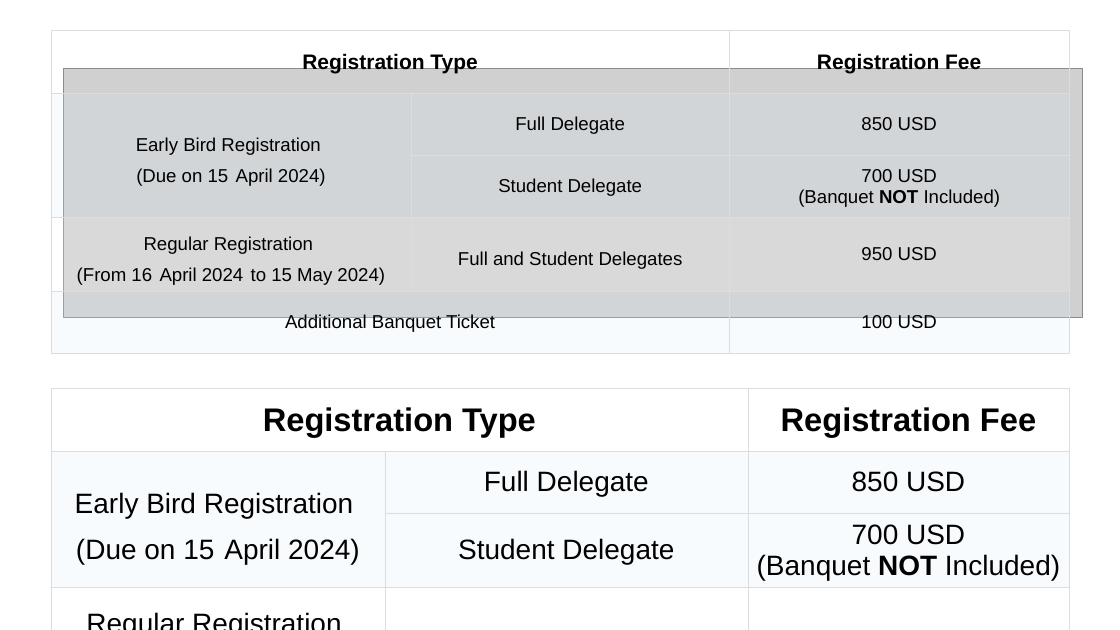
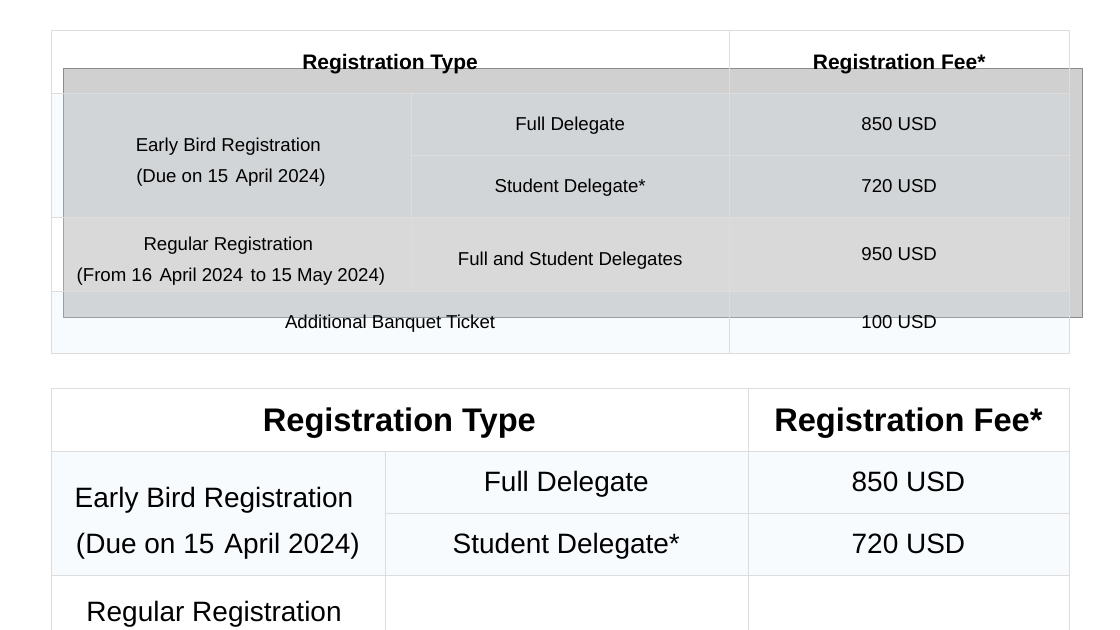
Before and after one commit to zhangxy911/zhangxy911.github.io, a slide deck: slide 5 of assets/figures.pptx. Drawn at 1120x630 pixels with LibreOffice and Linux fonts; fonts in the diff are those of the drawing; grey boxes stand for pictures. Boxes give left, top, right and bottom in pixels: in the first picture for what was removed or moved away, otherwise in the second. Text is boxed around its words. In the diff, an @@ line names an element or a change of style, - is before the commit and + after.

```diff
--- a/assets/figures.pptx
+++ b/assets/figures.pptx
@@ table at [51,31,1070,355] @@
-row 1, column 3: Registration Fee
+row 1, column 3: Registration Fee*
-row 3, column 2: Student Delegate
+row 3, column 2: Student Delegate*
-row 3, column 3: 700 USD / (Banquet NOT Included)
+row 3, column 3: 720 USD
@@ table at [51,389,1070,630] @@
-row 1, column 3: Registration Fee
+row 1, column 3: Registration Fee*
-row 3, column 2: Student Delegate
+row 3, column 2: Student Delegate*
-row 3, column 3: 700 USD / (Banquet NOT Included)
+row 3, column 3: 720 USD
```
Also in this commit, not shown: 3 other files.
